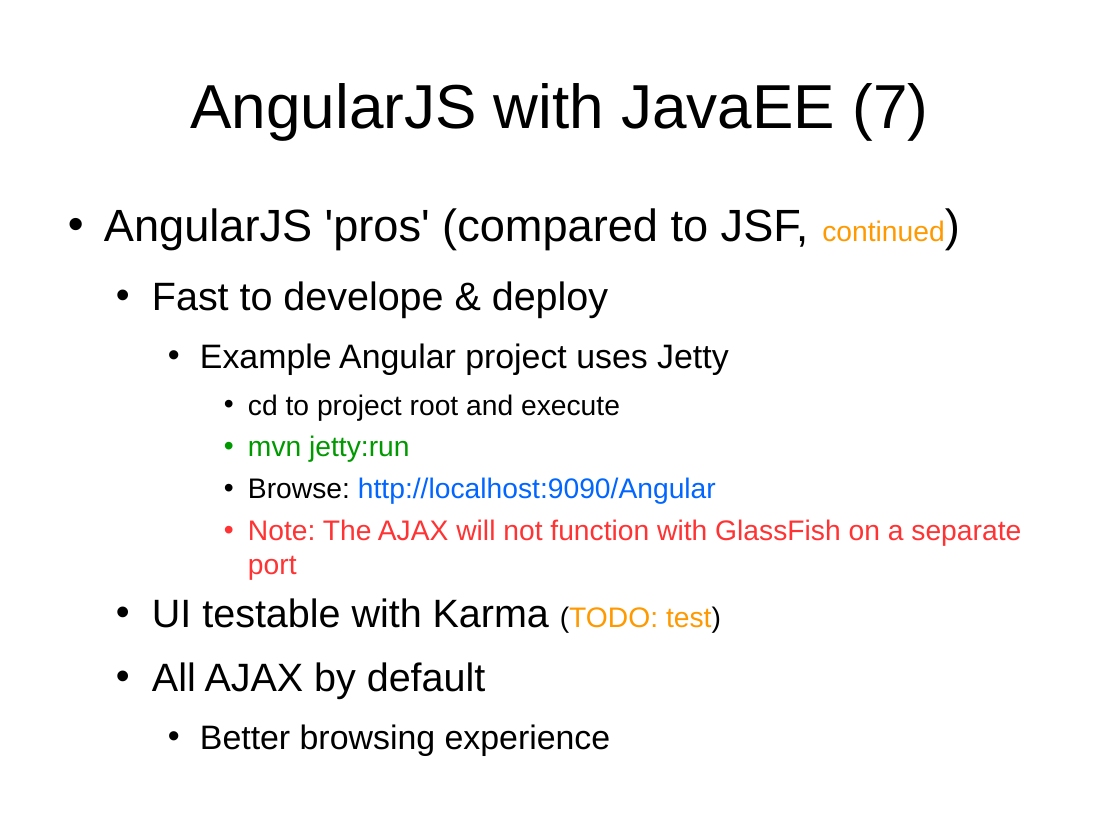
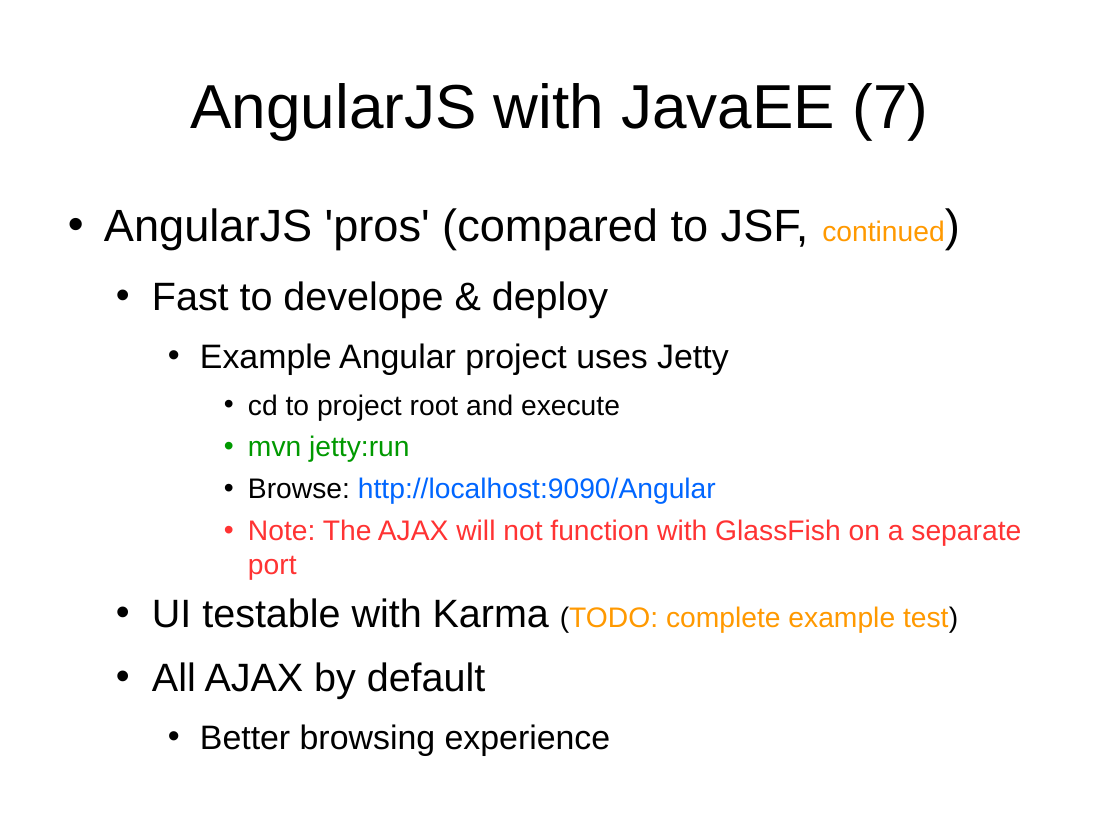
Before and after one commit to vmyrsky/ajeer, a slide deck: slide 5 of JavaEERest/doc/presentation.odp. Drawn at 1120x840 pixels with LibreOffice and Linux fonts; fonts in the diff are those of the drawing. Boxes give left, top, right and bottom in pixels: in the first picture for what was removed or moved away, otherwise in the second. Text is boxed around its words. In the diff, an @@ line names an element or a change of style, - is before the commit and + after.

```diff
--- a/JavaEERest/doc/presentation.odp
+++ b/JavaEERest/doc/presentation.odp
@@ text at box(152, 598, 958, 633): text changed; size 28 to 20 pt; text colour #000000 to #FF9900 @@
-  • UI testable with Karma (TODO: test)
+  • UI testable with Karma (TODO: complete example test)
```
Also in this commit, not shown: 3 other slides changed.
